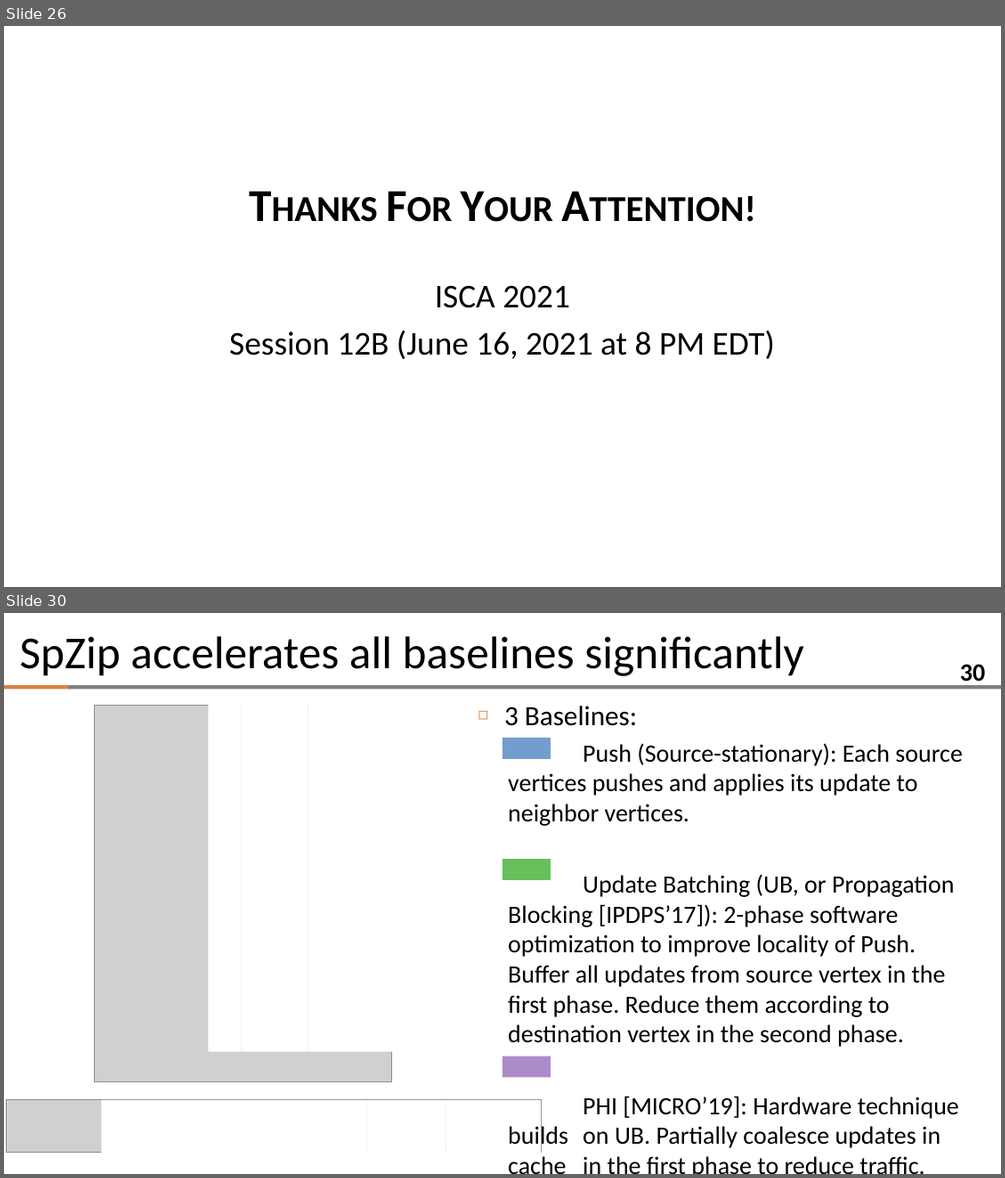
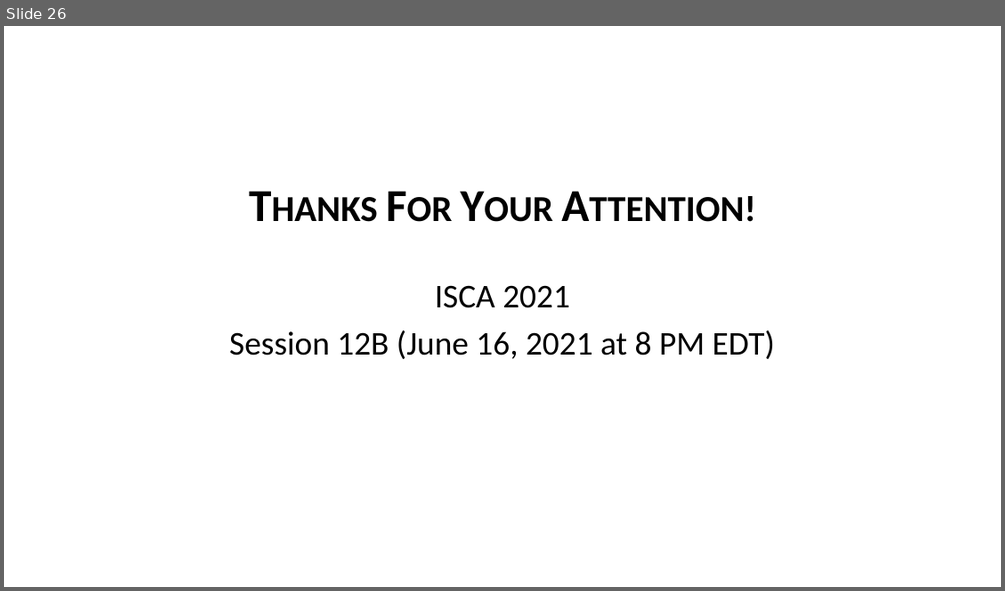
Before and after one commit to zguo0525/zguo0525.github.io, a slide deck: slides/isca21_spzip_slides.pptx. Shown one above the other, each under a label of ours: slides 26 and 30 before the commit, slide 26 after it; the slides between them are not shown. The pictures are 1005x1178 and 1005x591 pixels, drawn with LibreOffice and Linux fonts; fonts in the diff are those of the drawing; grey boxes stand for pictures; background and template pictures are left out. Boxes give left, top, right and bottom in pixels: in the first picture for what was removed or moved away, otherwise in the second. Text is boxed around its words. In the diff, an @@ line names an element or a change of style, - is before the commit and + after.

```diff
--- a/slides/isca21_spzip_slides.pptx
+++ b/slides/isca21_spzip_slides.pptx
@@ slide 30 removed at [4, 613, 1001, 1174], background #FFFFFF; not listed: 2 template elements that a slide beside it also shows @@
@@ title removed at [20, 636, 803, 676] @@
-SpZip accelerates all baselines significantly
@@ page number removed at [960, 664, 985, 687] @@
-30
@@ picture removed at [95, 705, 392, 1081] @@
@@ rectangle removed at [208, 699, 242, 1052] @@
@@ rectangle removed at [241, 699, 275, 1052] @@
@@ rectangle removed at [275, 699, 308, 1052] @@
@@ rectangle removed at [308, 699, 342, 1052] @@
@@ rectangle removed at [341, 699, 408, 1052] @@
@@ text removed at [504, 706, 962, 1150] @@
-◻ 3 Baselines:
-  Push (Source-stationary): Each source vertices pushes and applies its update to neighbor vertices.
-  Update Batching (UB, or Propagation Blocking [IPDPS’17]): 2-phase software optimization to improve locality of Push. Buffer all updates from source vertex in the first phase. Reduce them according to destination vertex in the second phase.
-  PHI [MICRO’19]: Hardware technique builds on UB. Partially coalesce updates in cache in the first phase to reduce traffic.
@@ rectangle removed at [502, 738, 550, 759] @@
@@ rectangle removed at [502, 859, 550, 880] @@
@@ rectangle removed at [502, 1055, 550, 1077] @@
@@ picture removed at [7, 1100, 541, 1152] @@
@@ rectangle removed at [101, 1100, 196, 1152] @@
@@ rectangle removed at [196, 1100, 272, 1152] @@
@@ rectangle removed at [272, 1100, 367, 1152] @@
@@ rectangle removed at [367, 1100, 446, 1152] @@
@@ rectangle removed at [446, 1100, 541, 1152] @@
```
Also in this commit, not shown: 4 other slides removed, 2 other files.
